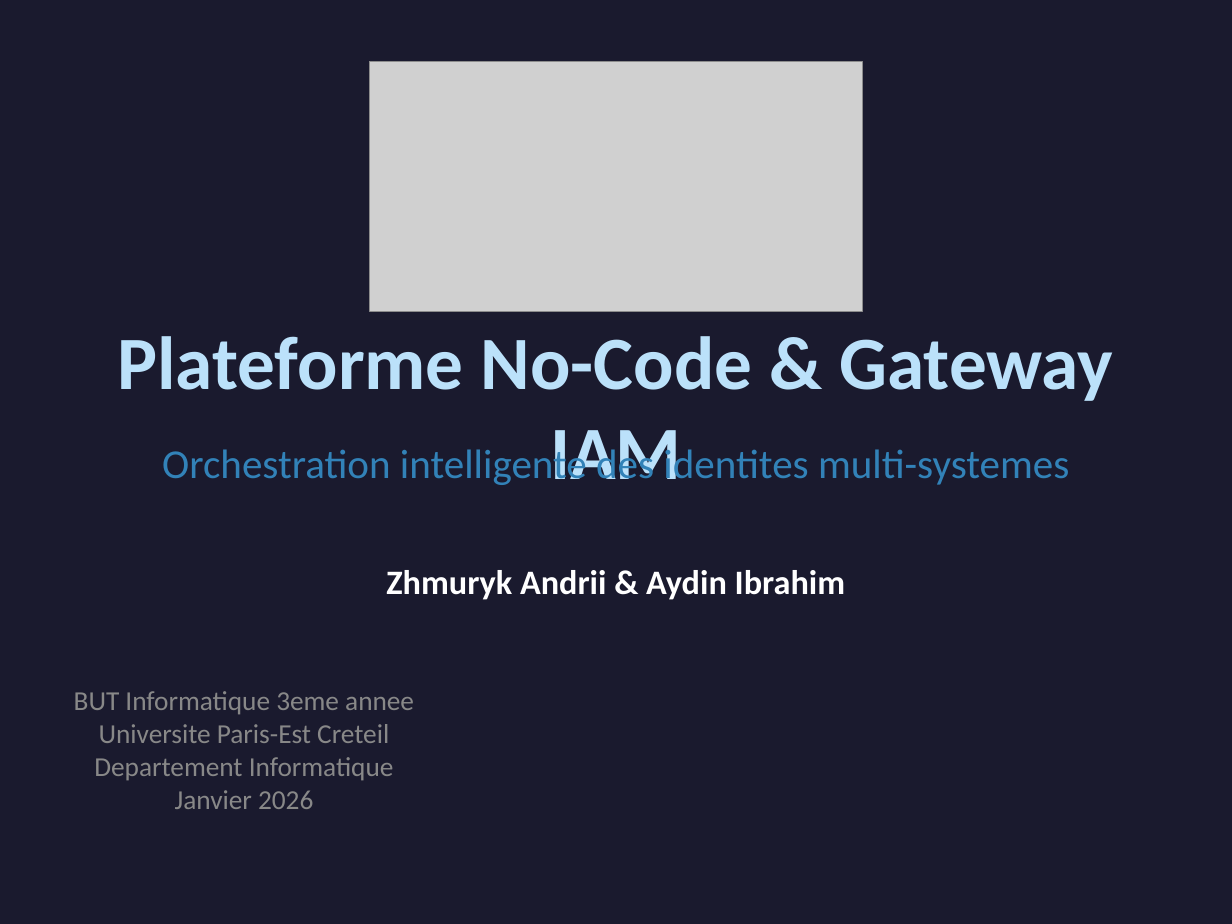
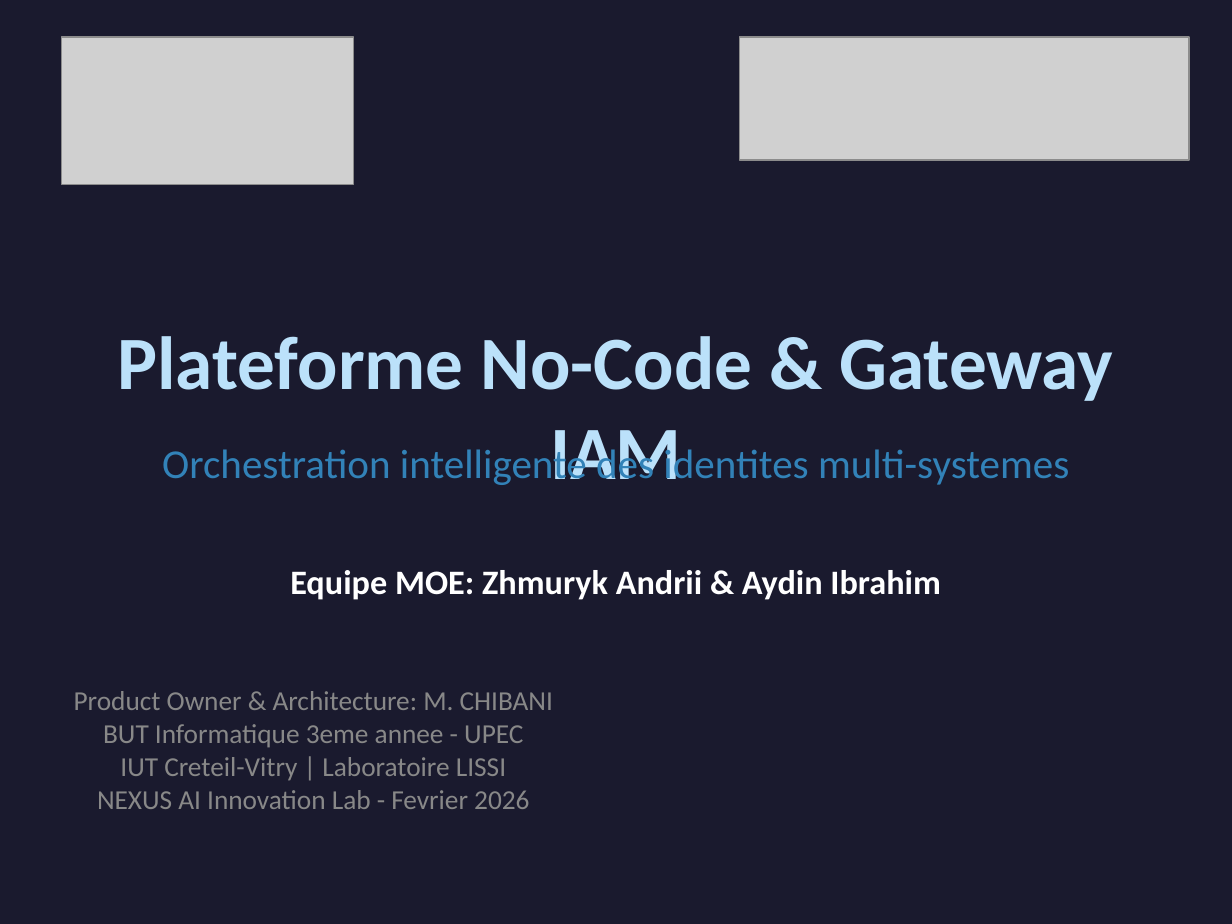
Before and after one commit to Nostradam4ik/IAM-Gateway, a slide deck: slide 1 of presentations/IAM_Gateway_UPEC.pptx. Drawn at 1232x924 pixels with LibreOffice and Linux fonts; fonts in the diff are those of the drawing; grey boxes stand for pictures. Boxes give left, top, right and bottom in pixels: in the first picture for what was removed or moved away, otherwise in the second. Text is boxed around its words. In the diff, an @@ line names an element or a change of style, - is before the commit and + after.

Commit message:
Regenerate PPTX presentation with updated team and logos
- Add IUT Creteil-Vitry and LISSI logos to title slide
- Add PO M. CHIBANI and NEXUS AI Innovation Lab
- Update date to February 2026
- Fix multi-language status to 100%
- Fix 14 Docker services (was 15)
- Add GitHub link in annexes
- Fix python-pptx RGBColor import compatibility

```diff
--- a/presentations/IAM_Gateway_UPEC.pptx
+++ b/presentations/IAM_Gateway_UPEC.pptx
@@ picture: place and size @@
-picture at (370, 62, 862, 312)
+picture at (62, 37, 354, 185)
@@ picture added at (739, 37, 1189, 160) @@
@@ text at (290, 570, 940, 600): text changed @@
-Zhmuryk Andrii & Aydin Ibrahim
+Equipe MOE: Zhmuryk Andrii & Aydin Ibrahim
@@ text at (74, 691, 553, 809): text changed @@
-BUT Informatique 3eme annee
-Universite Paris-Est Creteil
-Departement Informatique
-Janvier 2026
+Product Owner & Architecture: M. CHIBANI
+BUT Informatique 3eme annee - UPEC
+IUT Creteil-Vitry | Laboratoire LISSI
+NEXUS AI Innovation Lab - Fevrier 2026
```
Also in this commit, not shown: 7 other slides changed, 1 other file.
